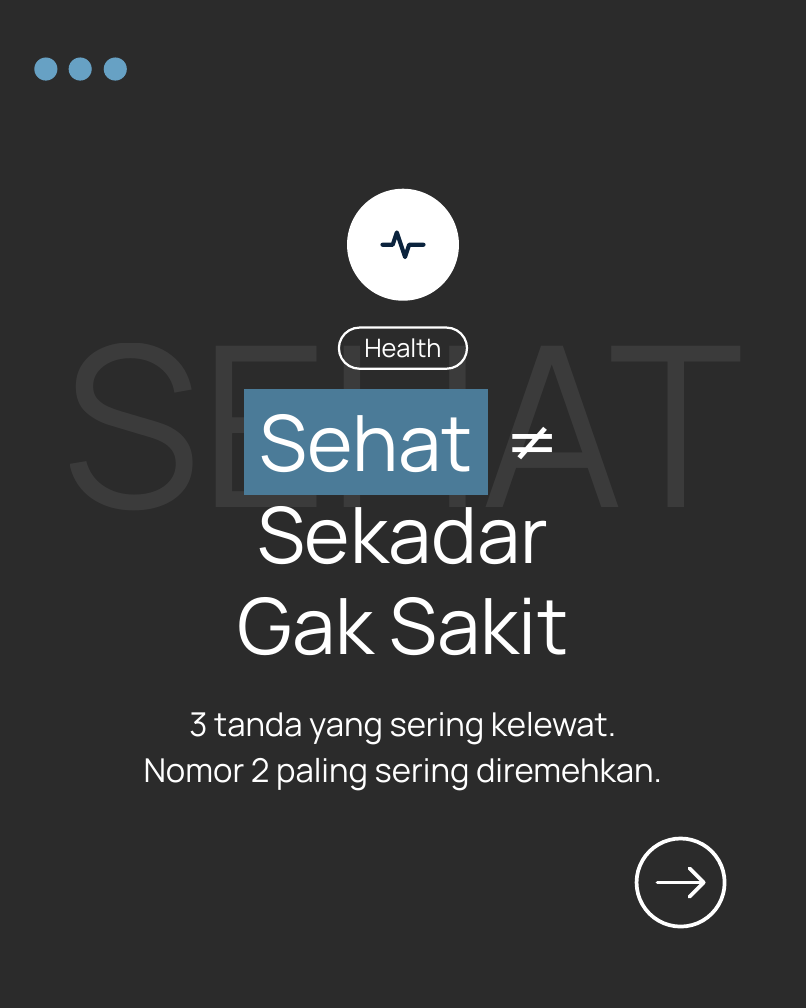
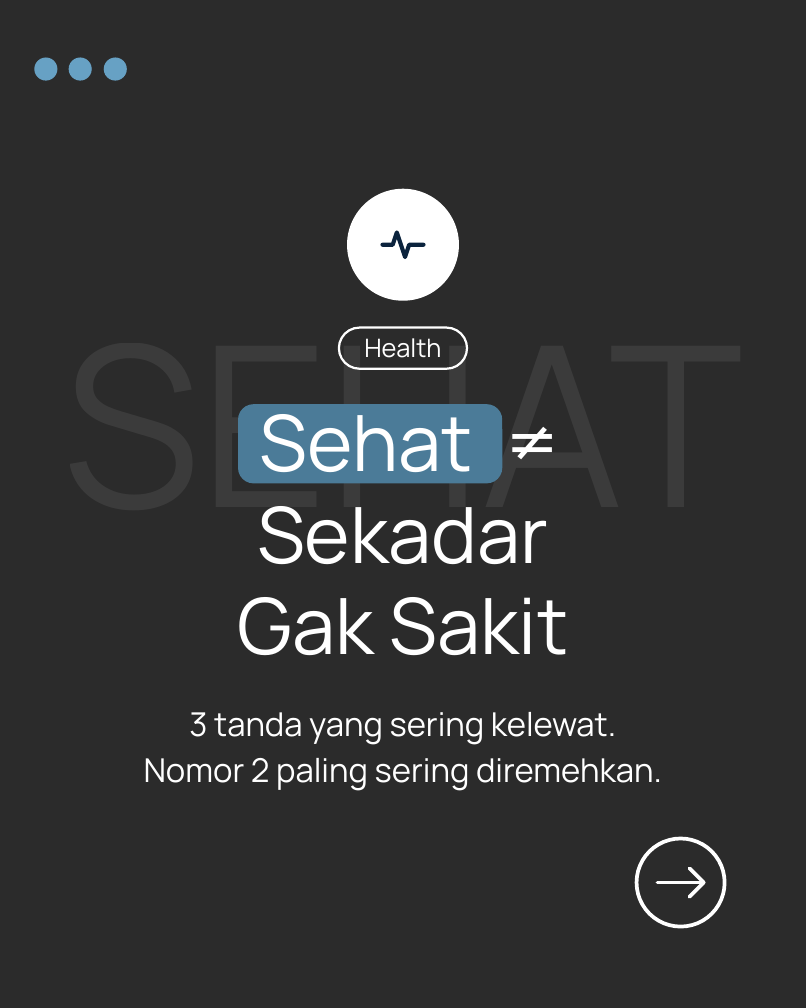
Before and after one commit to aljihadjundy-oss/jundy-aljihad, a slide deck: slide 1 of carousel-output/C01-sehat-vs-gak-sakit/C01.pptx. Drawn at 806x1008 pixels with LibreOffice and Linux fonts; fonts in the diff are those of the drawing; background and template pictures are left out; a plain dark background stands for a picture behind light text. Boxes give left, top, right and bottom in pixels: in the first picture for what was removed or moved away, otherwise in the second. Text is boxed around its words. In the diff, an @@ line names an element or a change of style, - is before the commit and + after.

```diff
--- a/carousel-output/C01-sehat-vs-gak-sakit/C01.pptx
+++ b/carousel-output/C01-sehat-vs-gak-sakit/C01.pptx
@@ text "Sehat ≠ Sekadar Gak Sakit" at [238, 399, 569, 655]: highlight #4B7B98 to none in "Sehat" @@
@@ rounded rectangle added at [238, 404, 502, 483], fill #4B7B98 @@
```
Also in this commit, not shown: 1 other slide changed, 10 other files.
